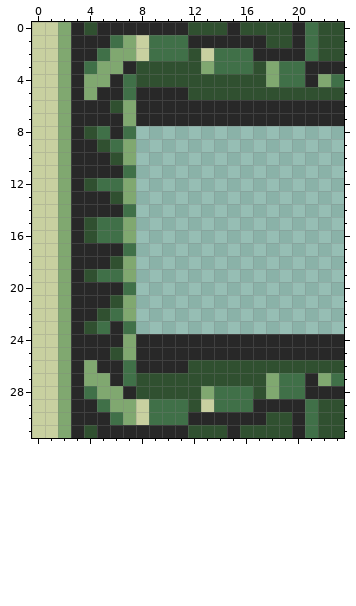
Two versions of one pixel-art sprite, src/assets/map/door_west_open.png. Above, as it was before the edit.
The file is 24x32 pixels. Colours within 5 levels of each other are drawn and written as one.
Now the later version:
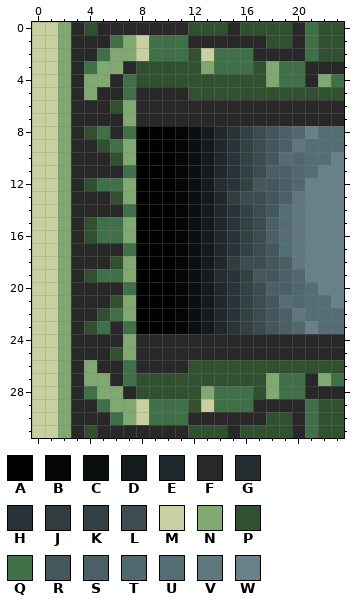
Palette (. is transparent): A #000000  B #040506  C #0c0f10  D #151b1d  E #1f282a  F #282828  G #252d30  H #293438  J #313c3f  K #334145  L #3c4c52  M #c8d0a0  N #80a870  P #305030  Q #407048  R #44575d  S #4b6066  T #51686e  U #556d74  V #5f777d  W #688088
Change:
There is now colour A in rows 8 to 23 at x 8 to 10.
There is now colour B in rows 8 to 23 at x 11.
There is now colour C in rows 8 to 23 at x 12.
There is now colour D in rows 8 to 23 at x 13.
There is now colour E in rows 8 to 11 at x 14; in rows 13 to 18 at x 14; in rows 20 to 23 at x 14.
There is now colour G in row 12 at x 14; in row 19 at x 14.
There is now colour H in rows 8 to 12 at x 15; in rows 14 to 17 at x 15; in rows 19 to 23 at x 15.
There is now colour J in row 13 at x 15; in row 18 at x 15.
There is now colour K in rows 8 to 12 at x 16; in rows 14 to 17 at x 16; in rows 19 to 23 at x 16.
There is now colour L in rows 8 to 11 at x 17; in row 13 at x 16 to 17; in rows 14 to 17 at x 17; in row 18 at x 16 to 17; in rows 20 to 23 at x 17.
There is now colour R in rows 8 to 10 at x 18; in row 12 at x 17 to 18; in rows 13 to 14 at x 18; in rows 17 to 18 at x 18; in row 19 at x 17 to 18; in rows 21 to 23 at x 18.
There is now colour S in rows 8 to 9 at x 19; in row 11 at x 18 to 19; in rows 12 to 13 at x 19; in rows 15 to 16 at x 18; in rows 18 to 19 at x 19; in row 20 at x 18 to 19.
There is now colour S in rows 22 to 23 at x 19.
There is now colour T in row 8 at x 20; in rows 10 to 12 at x 20; in rows 19 to 21 at x 20; in row 23 at x 20.
There is now colour U in row 8 at x 22 to 23; in row 9 at x 21 to 23; in row 10 at x 19 and 21 to 22; in row 11 at x 21; in rows 14 to 17 at x 19; in row 20 at x 21.
There is now colour U in row 21 at x 19 and 21 to 22; in row 22 at x 21 to 23; in row 23 at x 22 to 23.
There is now colour V in row 9 at x 20; in rows 13 to 18 at x 20; in row 22 at x 20.
There is now colour W in row 8 at x 21; in row 10 at x 23; in row 11 at x 22 to 23; in rows 12 to 19 at x 21 to 23; in row 20 at x 22 to 23; in row 21 at x 23.
There is now colour W in row 23 at x 21.
Where, in picture pixels (left, top, right, bottom), the same in both pictures:
added: (136, 126, 344, 334)
